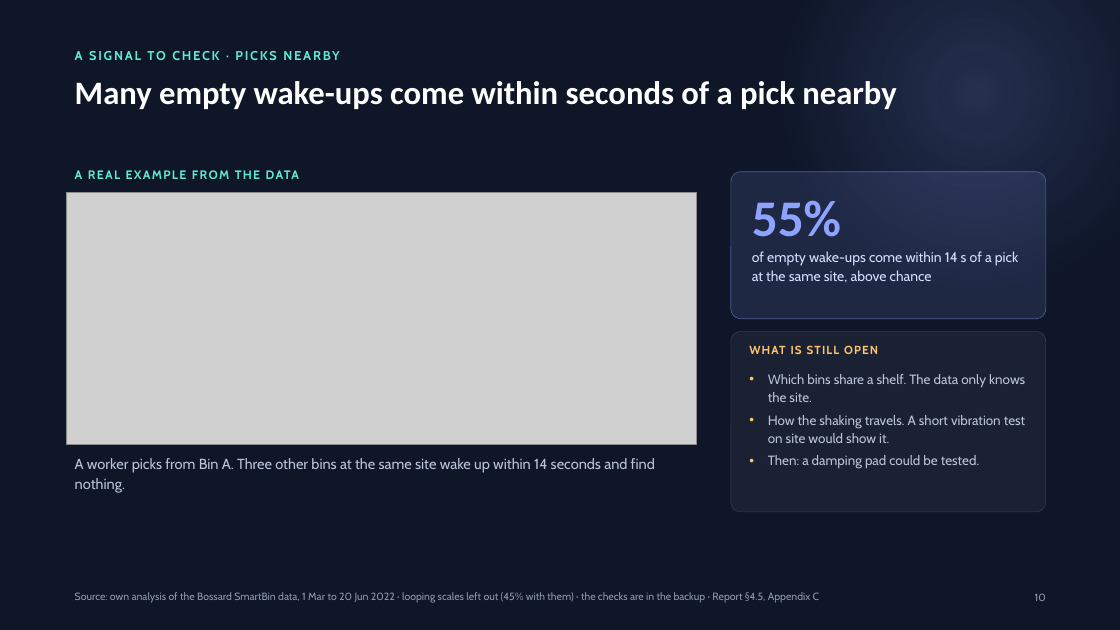
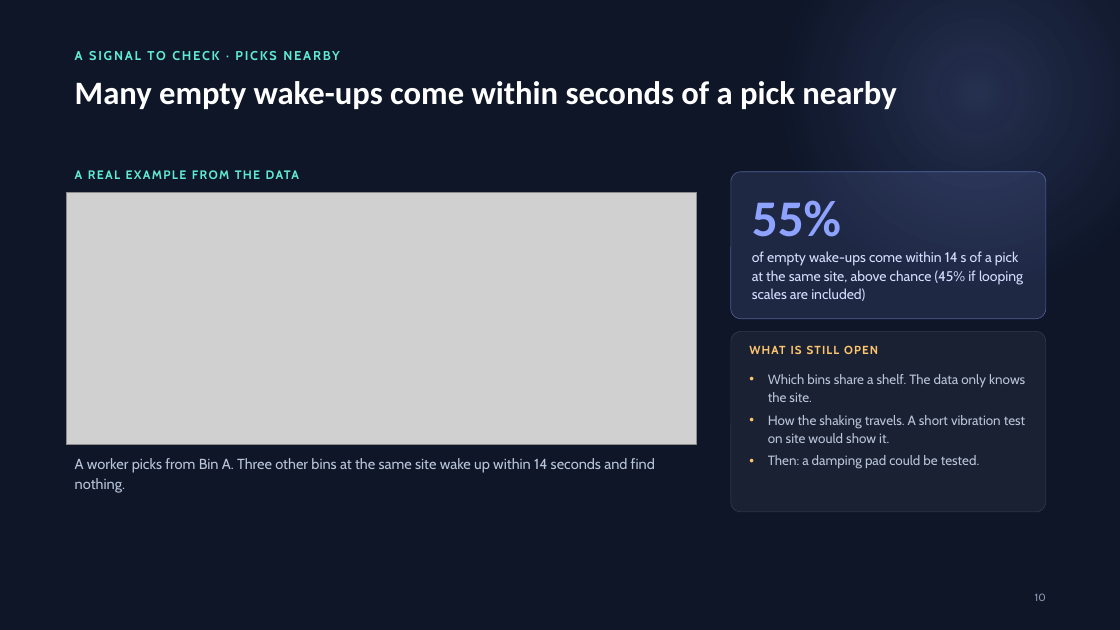
Before and after one commit to erenalpckroglu/smartbin-sensor-optimization, a slide deck: slide 10 of presentation/SmartBin – presentation.pptx. Drawn at 1120x630 pixels with LibreOffice and Linux fonts; fonts in the diff are those of the drawing; grey boxes stand for pictures. Boxes give left, top, right and bottom in pixels: in the first picture for what was removed or moved away, otherwise in the second. Text is boxed around its words. In the diff, an @@ line names an element or a change of style, - is before the commit and + after.

```diff
--- a/presentation/SmartBin – presentation.pptx
+++ b/presentation/SmartBin – presentation.pptx
@@ text at [752,251,1023,301]: text changed @@
-of empty wake-ups come within 14 s of a pick at the same site, above chance
+of empty wake-ups come within 14 s of a pick at the same site, above chance (45% if looping scales are included)
@@ text removed at [75,592,819,603] @@
-Source: own analysis of the Bossard SmartBin data, 1 Mar to 20 Jun 2022 · looping scales left out (45% with them) · the checks are in the backup · Report §4.5, Appendix C
```
Also in this commit, not shown: 19 other slides changed, 1 other file.
